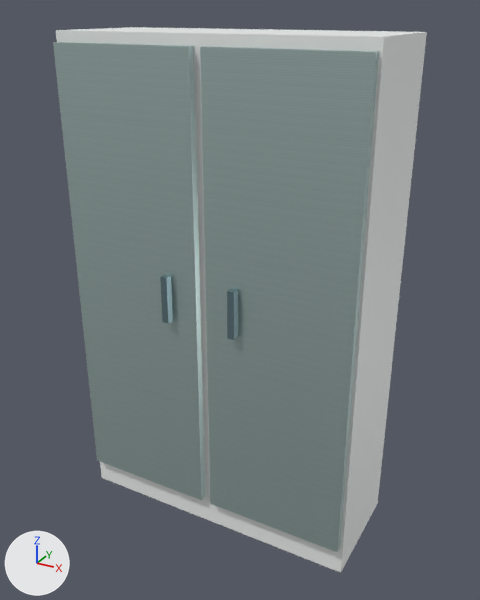
Renders of the glTF model assets/models/cabinet.glb from each side of a commit.
The view is the same before and after, from a 50 mm lens placed at (1.1, -1.97, 1.87), pointed at (0.03, -0.02, 0.89). The axes (+X, +Y, +Z) are drawn at lower left. The lights are the same throughout. The picture after the commit comes second. Where no turn or scale is listed for an object, it has been applied to the vertices. Vertices at exactly the same position are counted once.
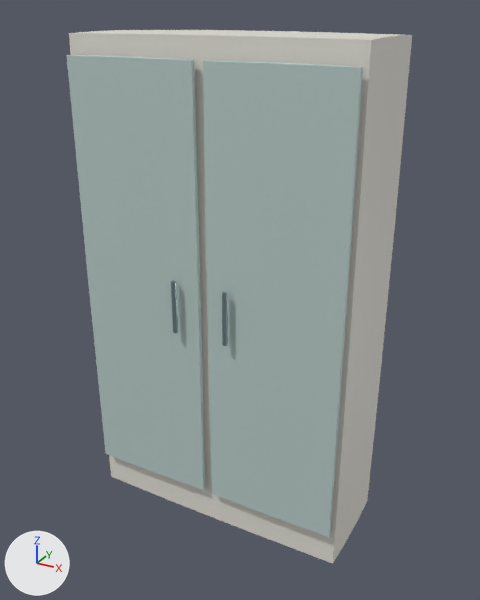
The change, as a list of edits to the scene's bpy script:
```text
Add mat_steel_9baeb3_001:
    mat_steel_9baeb3_001 = bpy.data.materials.new('steel-9baeb3.001')
    # colours: grey #9baeb3
    # uses the picture img_procedural_pbr_004
    # uses the picture img_procedural_pbr_005
    # uses the picture img_procedural_pbr_006
Add mat_paint_c4d9d5_001:
    mat_paint_c4d9d5_001 = bpy.data.materials.new('paint-c4d9d5.001')
    # colours: pale green #c4d9d5
    # uses the picture img_procedural_pbr
    # uses the picture img_procedural_pbr_001
    # uses the picture img_procedural_pbr_002
Add mat_paint_c4d9d5:
    mat_paint_c4d9d5 = bpy.data.materials.new('paint-c4d9d5')
    # colours: pale green #c4d9d5
    # uses the picture img_procedural_pbr
    # uses the picture img_procedural_pbr_001
    # uses the picture img_procedural_pbr_002
Add mat_paint_f1eee5:
    mat_paint_f1eee5 = bpy.data.materials.new('paint-f1eee5')
    # colours: white #f1eee5
    # uses the picture img_procedural_pbr
    # uses the picture img_procedural_pbr_001
    # uses the picture img_procedural_pbr_002
Change me_mesh_0:
    used by ob_mesh_0; parent = ob_cabinet; location = (0.0, 0.0, 0.9); scale = (1.1, 0.42, 1.8)
    remove me_mesh_0.from_pydata(...)  # 8 vertices, 12 faces; spans x -0.5..0.5, y -0.5..0.5, z -0.5..0.5
    remove me_mesh_0.materials.append(mat_material_0)  # white #f3f7f5
    add me_mesh_0.from_pydata(...)  # 56 vertices, 108 faces; spans x -0.52..0.52, y -0.2..0.2, z -0.9..0.9
    me_mesh_0 part 1: 8 vertices removed from x -0.5..0.5, y -0.5..0.5, z -0.5..0.5; 56 vertices added at x -0.52..0.52, y -0.2..0.2, z -0.9..0.9
    add me_mesh_0.materials.append(mat_paint_f1eee5)
Change me_mesh_1:
    used by ob_mesh_1; parent = ob_cabinet; location = (-0.28, -0.22, 0.94); scale = (0.52, 0.035, 1.65)
    remove me_mesh_1.from_pydata(...)  # 8 vertices, 12 faces; spans x -0.5..0.5, y -0.5..0.5, z -0.5..0.5
    remove me_mesh_1.materials.append(mat_material_1)
    add me_mesh_1.from_pydata(...)  # 26 vertices, 48 faces; spans x -0.245..0.245, y -0.012..0.012, z -0.79..0.79
    me_mesh_1 part 2: the whole mesh is rebuilt
    add me_mesh_1.materials.append(mat_paint_c4d9d5)
Change me_mesh_3:
    used by ob_mesh_3; parent = ob_cabinet; location = (0.28, -0.22, 0.94); scale = (0.52, 0.035, 1.65)
    remove me_mesh_3.from_pydata(...)  # 8 vertices, 12 faces; spans x -0.5..0.5, y -0.5..0.5, z -0.5..0.5
    remove me_mesh_3.materials.append(mat_material_1)
    add me_mesh_3.from_pydata(...)  # 26 vertices, 48 faces; spans x -0.245..0.245, y -0.012..0.012, z -0.79..0.79
    me_mesh_3 part 3: the whole mesh is rebuilt
    add me_mesh_3.materials.append(mat_paint_c4d9d5_001)
Change me_mesh_4:
    used by ob_mesh_4; parent = ob_cabinet; location = (0.13, -0.25, 0.95); scale = (0.025, 0.03, 0.17)
    remove me_mesh_4.from_pydata(...)  # 8 vertices, 12 faces; spans x -0.5..0.5, y -0.5..0.5, z -0.5..0.5
    remove me_mesh_4.materials.append(mat_material_2)
    add me_mesh_4.from_pydata(...)  # 44 vertices, 80 faces; spans x -0.009..0.009, y -0.009..0.009, z -0.095..0.095
    me_mesh_4 part 4: the whole mesh is rebuilt
    add me_mesh_4.materials.append(mat_steel_9baeb3_001)
Change ob_mesh_0:
    ob_mesh_0.scale: (1.1, 0.42, 1.8) -> (1.0, 1.0, 1.0)
Change ob_mesh_1:
    ob_mesh_1.scale: (0.52, 0.035, 1.65) -> (1.0, 1.0, 1.0)
    ob_mesh_1.location: (-0.28, -0.22, 0.94) -> (-0.26, -0.217, 0.94)
Change ob_mesh_3:
    ob_mesh_3.scale: (0.52, 0.035, 1.65) -> (1.0, 1.0, 1.0)
    ob_mesh_3.location: (0.28, -0.22, 0.94) -> (0.26, -0.217, 0.94)
Change ob_mesh_4:
    ob_mesh_4.scale: (0.025, 0.03, 0.17) -> (1.0, 1.0, 1.0)
```

What differs and where, as boxes [x1, y1, x2, y2] in the pictures (480 x 600 px):
'Mesh_3', reshaped, moved, rescaled (11% narrower): before [200, 46, 379, 552]; after [203, 60, 363, 537]
'Mesh_1', reshaped, moved, rescaled (8% narrower): before [53, 42, 205, 500]; after [66, 55, 205, 490]
'Mesh_0', reshaped, rescaled (8% narrower): before [56, 27, 427, 573]; after [69, 30, 412, 563]
'Mesh_4', reshaped, rescaled: before [227, 288, 238, 340]; after [222, 292, 228, 346]
